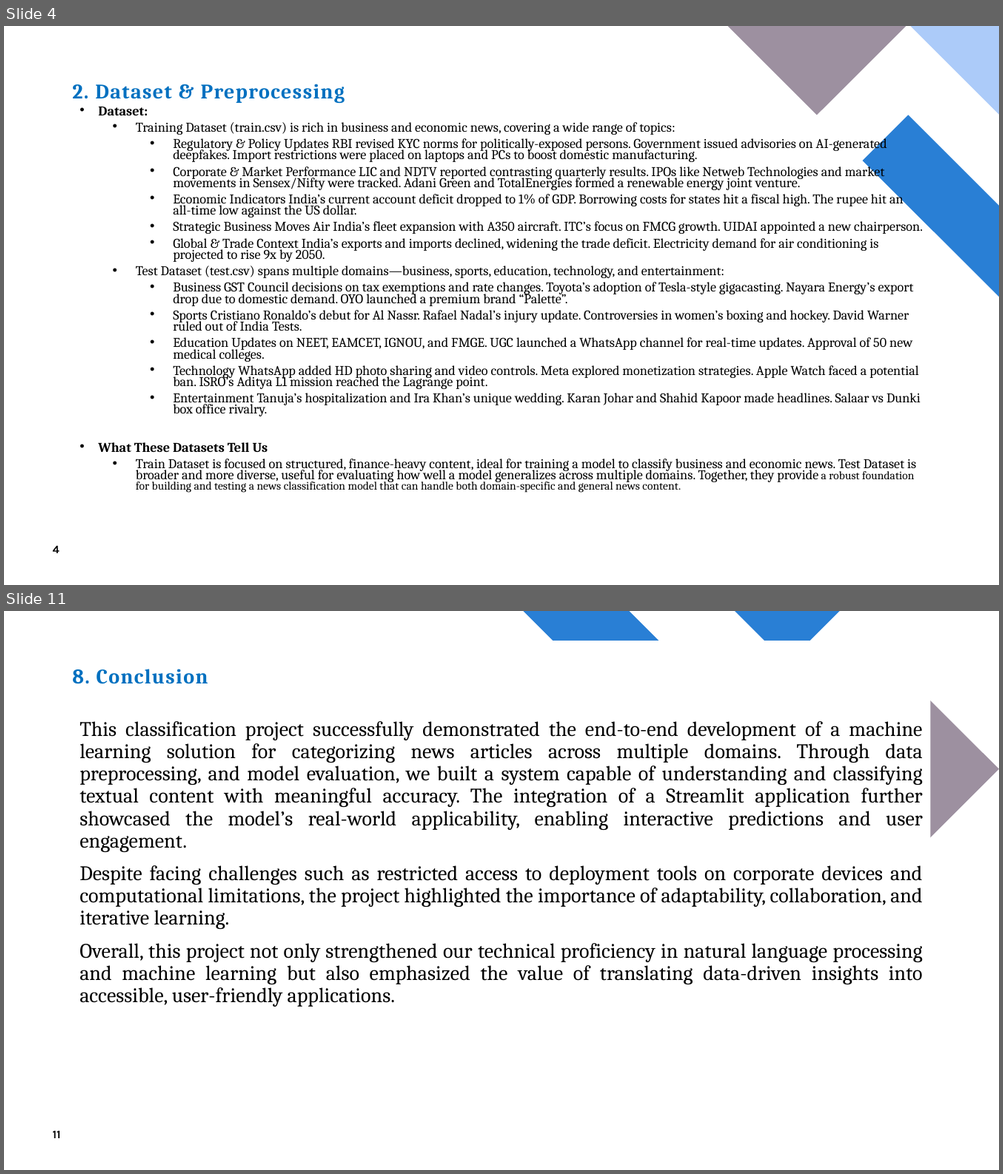
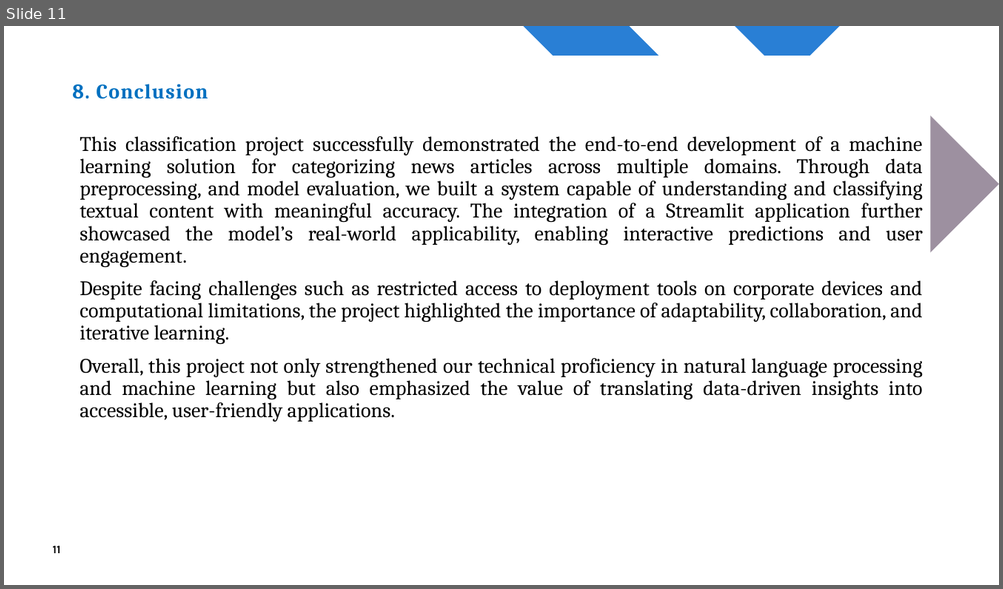
Before and after one commit to mdangirwa/2409NLP_Group_2, a slide deck: Final NLP Presentation - Team Project July 2025.pptx. Shown one above the other, each under a label of ours: slides 4 and 11 before the commit, slide 11 after it; the slides between them are not shown. The pictures are 1003x1174 and 1003x589 pixels, drawn with LibreOffice and Linux fonts; fonts in the diff are those of the drawing. Boxes give left, top, right and bottom in pixels: in the first picture for what was removed or moved away, otherwise in the second. Text is boxed around its words. In the diff, an @@ line names an element or a change of style, - is before the commit and + after.

Commit message:
SG
Presentation - Final NLP Team project July 2025

```diff
--- a/Final NLP Presentation - Team Project July 2025.pptx
+++ b/Final NLP Presentation - Team Project July 2025.pptx
@@ slide 4 removed at (x1=4, y1=26, x2=999, y2=585), background #FFFFFF @@
@@ freeform shape removed at (x1=728, y1=26, x2=906, y2=115) @@
@@ freeform shape removed at (x1=910, y1=26, x2=999, y2=115) @@
@@ title removed at (x1=72, y1=84, x2=345, y2=103) @@
-2. Dataset & Preprocessing
@@ text removed at (x1=98, y1=107, x2=922, y2=493) @@
-• Dataset:
-  • Training Dataset (train.csv) is rich in business and economic news, covering a wide range of topics:
-    • Regulatory & Policy Updates RBI revised KYC norms for politically-exposed persons. Government issued advisories on AI-generated deepfakes. Import restrictions were placed on laptops and PCs to boost domestic manufacturing.
-    • Corporate & Market Performance LIC and NDTV reported contrasting quarterly results. IPOs like Netweb Technologies and market movements in Sensex/Nifty were tracked. Adani Green and TotalEnergies formed a renewable energy joint venture.
-    • Economic Indicators India’s current account deficit dropped to 1% of GDP. Borrowing costs for states hit a fiscal high. The rupee hit an all-time low against the US dollar.
-    • Strategic Business Moves Air India’s fleet expansion with A350 aircraft. ITC’s focus on FMCG growth. UIDAI appointed a new chairperson.
-    • Global & Trade Context India’s exports and imports declined, widening the trade deficit. Electricity demand for air conditioning is projected to rise 9x by 2050.
-  • Test Dataset (test.csv) spans multiple domains—business, sports, education, technology, and entertainment:
-    • Business GST Council decisions on tax exemptions and rate changes. Toyota’s adoption of Tesla-style gigacasting. Nayara Energy’s export drop due to domestic demand. OYO launched a premium brand “Palette”.
-    • Sports Cristiano Ronaldo’s debut for Al Nassr. Rafael Nadal’s injury update. Controversies in women’s boxing and hockey. David Warner ruled out of India Tests.
-    • Education Updates on NEET, EAMCET, IGNOU, and FMGE. UGC launched a WhatsApp channel for real-time updates. Approval of 50 new medical colleges.
-    • Technology WhatsApp added HD photo sharing and video controls. Meta explored monetization strategies. Apple Watch faced a potential ban. ISRO’s Aditya L1 mission reached the Lagrange point.
-    • Entertainment Tanuja’s hospitalization and Ira Khan’s unique wedding. Karan Johar and Shahid Kapoor made headlines. Salaar vs Dunki box office rivalry.
-• What These Datasets Tell Us
-  • Train Dataset is focused on structured, finance-heavy content, ideal for training a model to classify business and economic news. Test Dataset is broader and more diverse, useful for evaluating how well a model generalizes across multiple domains. Together, they provide a robust foundation for building and testing a news classification model that can handle both domain-specific and general news content.
@@ freeform shape removed at (x1=862, y1=115, x2=999, y2=297) @@
@@ page number removed at (x1=53, y1=546, x2=60, y2=554) @@
-4
```
Also in this commit, not shown: 8 slides changed, 1 slide added.
